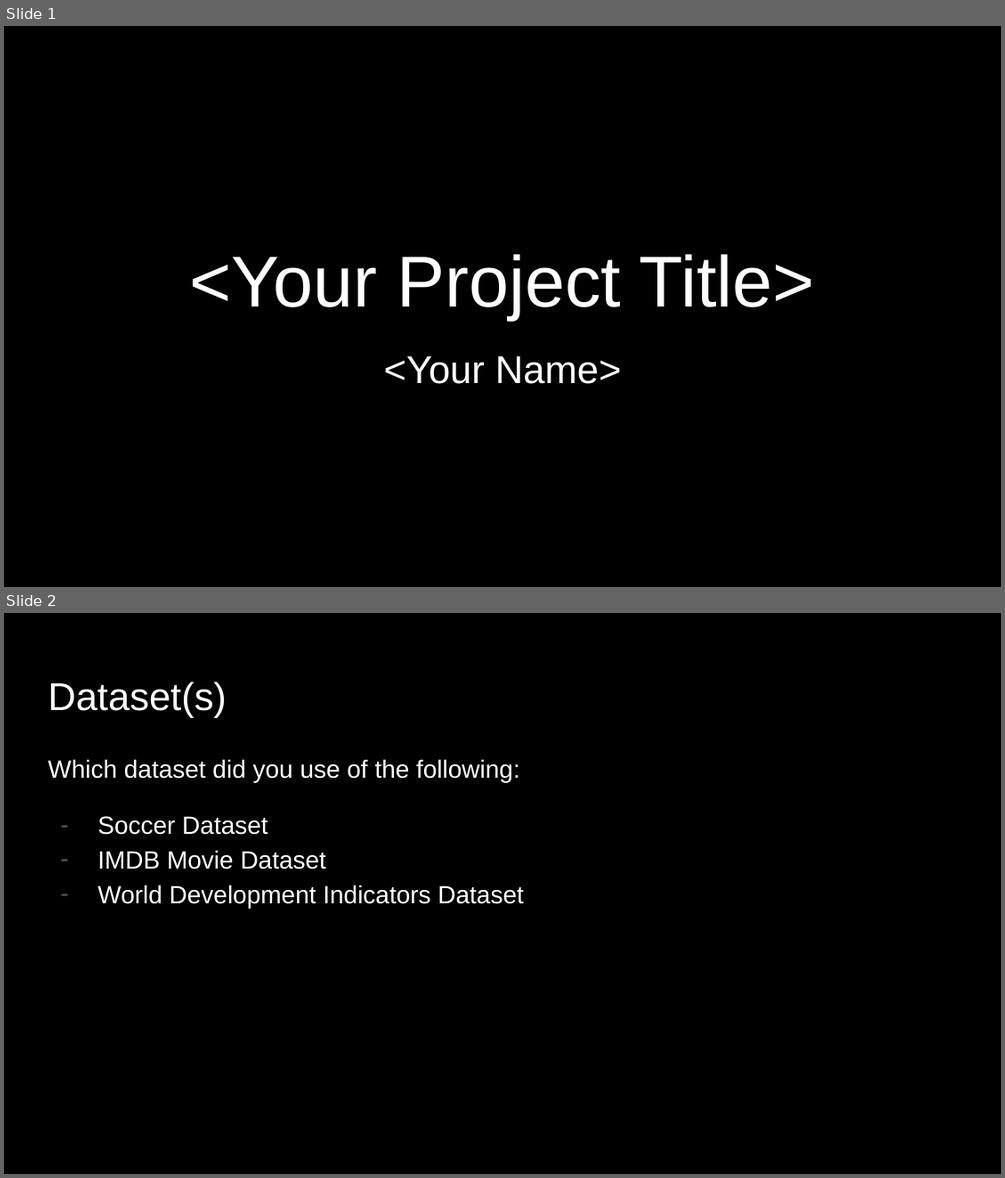
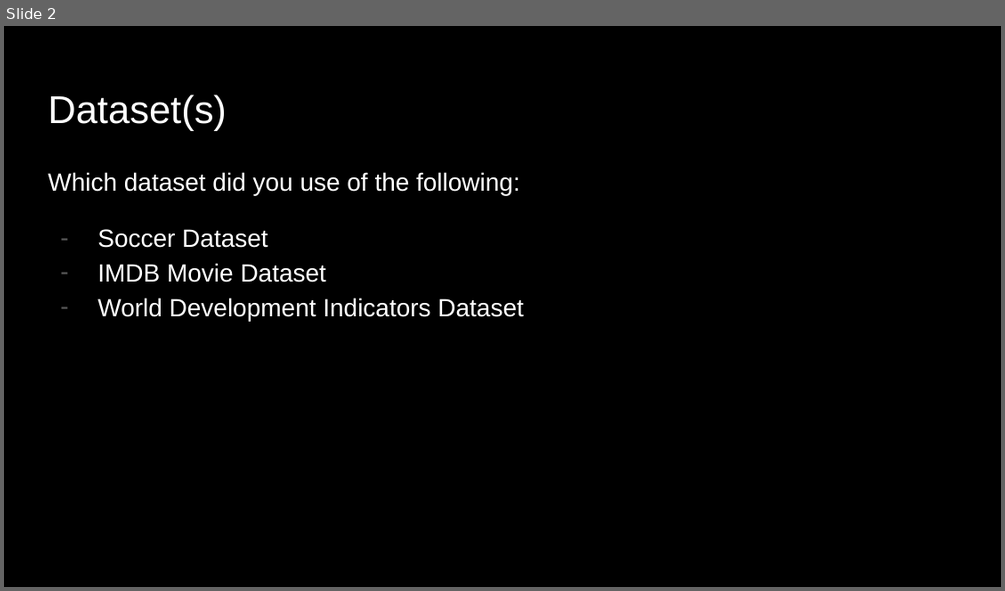
Before and after one commit to fabiokrone/DS_World_Development_Indicators, a slide deck: DSE 200X_ Mini Project Presentation.pptx. Shown one above the other, each under a label of ours: slides 1 and 2 before the commit, slide 2 after it. The pictures are 1005x1178 and 1005x591 pixels, drawn with LibreOffice and Linux fonts; fonts in the diff are those of the drawing. Boxes give left, top, right and bottom in pixels: in the first picture for what was removed or moved away, otherwise in the second. Text is boxed around its words. In the diff, an @@ line names an element or a change of style, - is before the commit and + after.

```diff
--- a/DSE 200X_ Mini Project Presentation.pptx
+++ b/DSE 200X_ Mini Project Presentation.pptx
@@ slide 1 removed at (4, 26, 1001, 587), background #000000 @@
@@ title removed at (190, 254, 815, 319) @@
-<Your Project Title>
@@ subtitle removed at (384, 356, 621, 384) @@
-<Your Name>
```
Also in this commit, not shown: 1 slide added, 2 other files.
